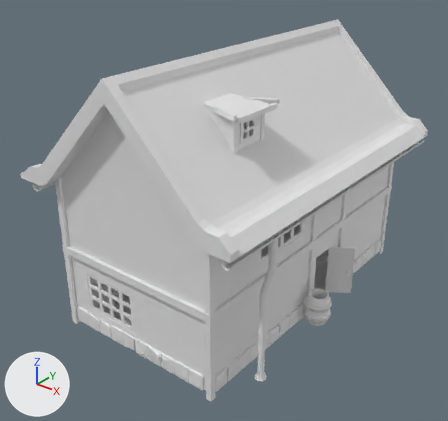
One commit to the FBX model Assets/zdanie.fbx: the scene before it, then after it.
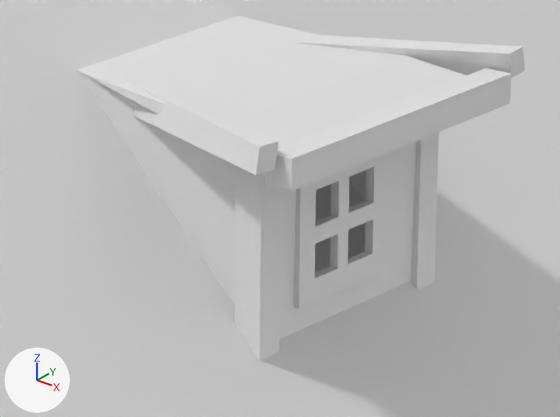
The first picture shows the older version from a camera (50 mm lens) standing at (49.7, -67.5, 50.1) and looking at (0.8, -6.4, 12.2). The close-ups show both versions on the part from 42% to 64% of the width and 21% to 39% of the height of that picture; other places that the commit changed are outside them. Lighting does not change. The marker at lower left points along +X, +Y and +Z. Where no turn or scale is listed for an object, it has been applied to the vertices.

The older version as bpy lines, for what is in view:
```python
me_cube_036 = bpy.data.meshes.new('Cube.036')
me_cube_036.from_pydata(...)  # a box spanning x -0.31..0.31, y -0.31..0.31, z -2.16..2.16
me_cube_039 = bpy.data.meshes.new('Cube.039')
me_cube_039.from_pydata([(-0.84, -0.71, -1.0), (-1.0, -1.0, 1.0), (-0.84, 0.98, -1.0), (-1.0, 1.0, 1.0), (0.84, -0.71, -1.0), (1.0, -1.0, 1.0), (0.84, 0.98, -1.0), (1.0, 1.0, 1.0)], [], [(0, 1, 3, 2), (2, 3, 7, 6), (6, 7, 5, 4), (4, 5, 1, 0), (2, 6, 4, 0), (7, 3, 1, 5)])
me_cube_040 = bpy.data.meshes.new('Cube.040')
me_cube_040.from_pydata([(-0.84, -0.71, -1.0), (-1.0, -1.0, 1.0), (-0.84, 0.98, -1.0), (-1.0, 1.0, 1.0), (0.84, -0.71, -1.0), (1.0, -1.0, 1.0), (0.84, 0.98, -1.0), (1.0, 1.0, 1.0)], [], [(0, 1, 3, 2), (2, 3, 7, 6), (6, 7, 5, 4), (4, 5, 1, 0), (2, 6, 4, 0), (7, 3, 1, 5)])
me_cube_041 = bpy.data.meshes.new('Cube.041')
me_cube_041.from_pydata(...)  # 20 vertices, 12 faces; spans x 3.51..8.24, y -12.63..-7.49, z 6.23..10.9
ob_cube_029 = bpy.data.objects.new('Cube.029', me_cube_036)
ob_cube_029.location = (9.65, -15.77, 27.74)
ob_cube_032 = bpy.data.objects.new('Cube.032', me_cube_039)
ob_cube_032.parent = ob_roof
ob_cube_032.location = (-0.31, -0.534, 1.151)
ob_cube_032.rotation_euler = (2.34, 0.0586, -1.743)  # degrees (134, 3.4, -100)
ob_cube_032.scale = (0.0134, 0.0304, 0.318)
ob_cube_033 = bpy.data.objects.new('Cube.033', me_cube_040)
ob_cube_033.parent = ob_roof
ob_cube_033.location = (-0.3, -0.307, 1.159)
ob_cube_033.rotation_euler = (2.354, -0.0695, -1.364)  # degrees (135, -4, -78)
ob_cube_033.scale = (0.0136, 0.0304, 0.317)
ob_vistup = bpy.data.objects.new('vistup', me_cube_041)
ob_vistup.location = (1.62, -3.15, 19.65)
# also in view: 'Cube.031' at (10.9, -13.1, 29.9); 'Cube.030' at (9.7, -10.5, 27.7); 'okno4' at (9.9, -13.4, 27.8); 'roof' at (1.6, -3.0, 26.5)
```
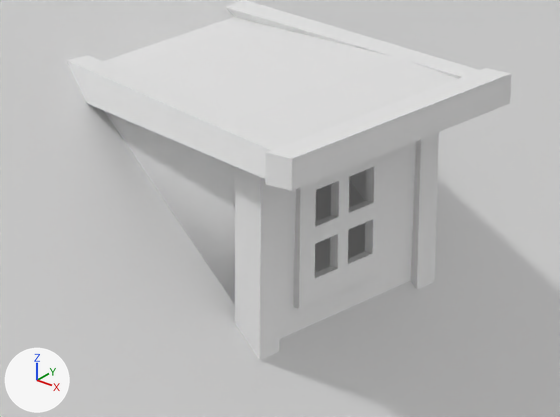
Where the change shows, as pixel boxes (x1, y1, x2, y2) in the close-ups (560 x 417 px):
```json
{"object": "Cube.032", "change": "moved, turned, rescaled", "before": [122, 76, 279, 175], "after": [66, 55, 287, 188]}
{"object": "Cube.033", "change": "moved, turned, rescaled", "before": [292, 34, 525, 78], "after": [226, 0, 485, 79]}
```

The change, as JSON lines over the scene's bpy script:
```json
{"block": "me_cube_041", "where": "me_cube_041.from_pydata(...)  # 20 vertices, 12 faces; spans x 3.51..8.24, y -12.63..-7.49, z 6.23..10.9"}
{"block": "me_cube_041", "where": "# used by ob_vistup; location = (1.62, -3.15, 19.65)"}
{"block": "me_cube_041", "change": "me_cube_041 part 1: its shading normals changed"}
{"op": "set", "path": "ob_cube_032.location", "old": "(-0.31, -0.534, 1.151)", "new": "(-0.308, -0.538, 1.147)"}
{"op": "set", "path": "ob_cube_032.rotation_euler", "old": "(2.34, 0.0586, -1.743)", "new": "(2.256, -0.0317, -1.668)", "note": "degrees (134, 3.4, -100) -> degrees (129, -1.8, -96)"}
{"op": "set", "path": "ob_cube_032.scale", "old": "(0.0134, 0.0304, 0.318)", "new": "(0.0134, 0.0312, 0.338)"}
{"op": "set", "path": "ob_cube_033.location", "old": "(-0.3, -0.307, 1.159)", "new": "(-0.313, -0.296, 1.145)"}
{"op": "set", "path": "ob_cube_033.rotation_euler", "old": "(2.354, -0.0695, -1.364)", "new": "(2.255, 0.0554, -1.478)", "note": "degrees (135, -4, -78) -> degrees (129, 3.2, -85)"}
{"op": "set", "path": "ob_cube_033.scale", "old": "(0.0136, 0.0304, 0.317)", "new": "(0.0136, 0.0316, 0.343)"}
```
